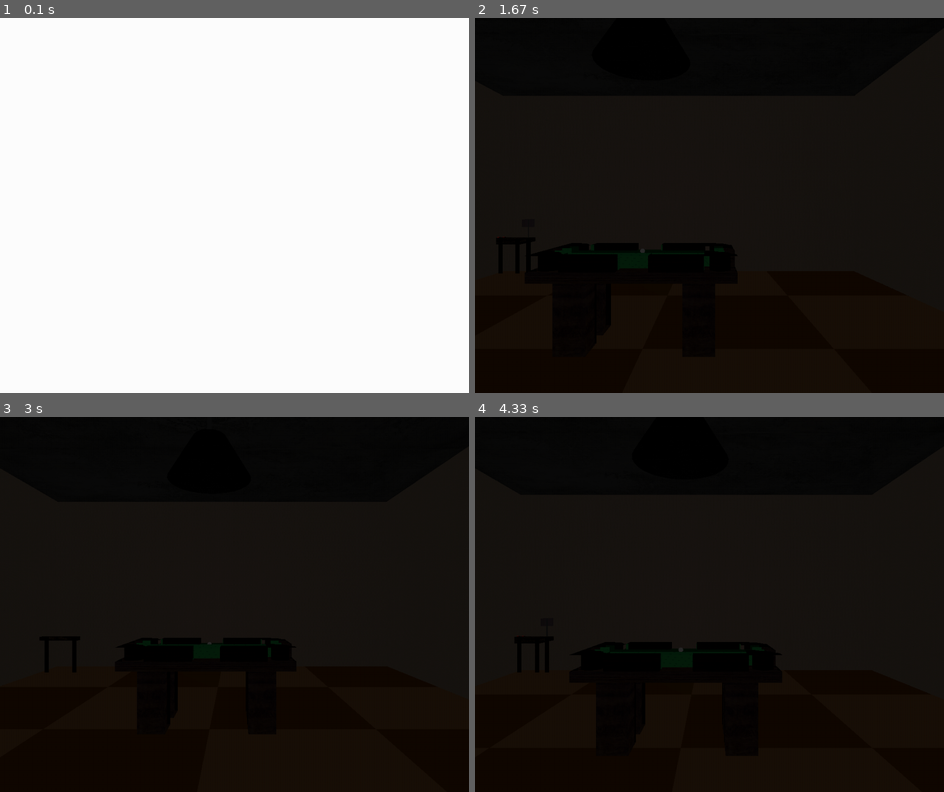
Above: before the commit, frames 1-4 (two rows, left to right).
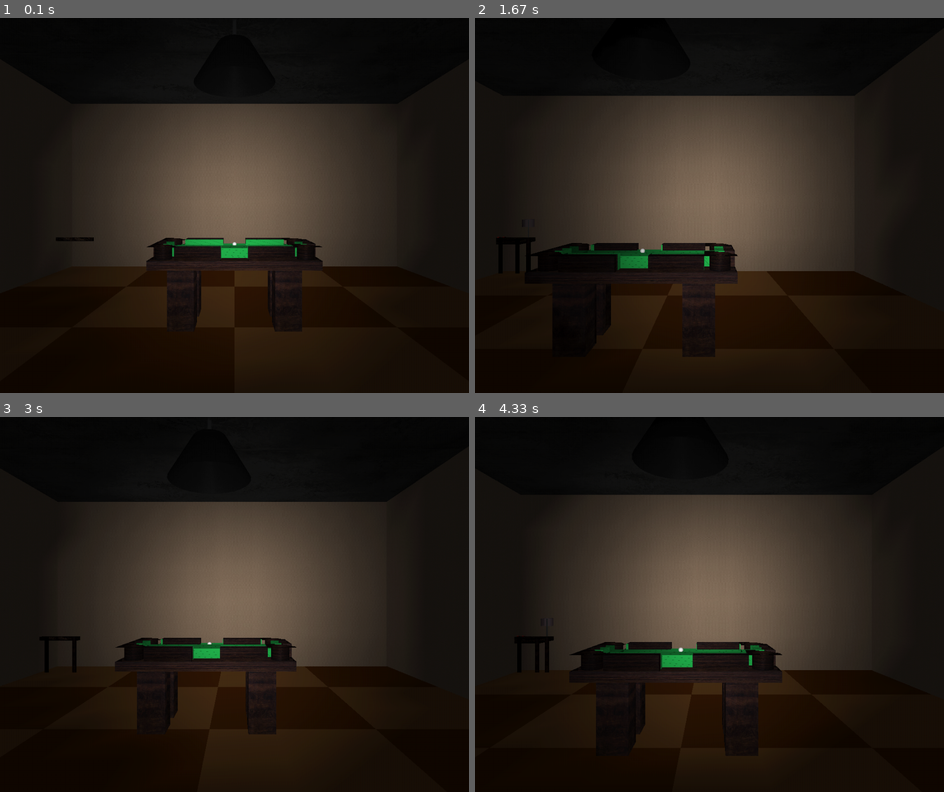
Above: after the commit, the same moments.

Repository: mikepmerritt/graphics-project-3
Game: pygame game, started from interactive_scene_pygame.py
The game is run twice, just before and just after one commit, with the same random seed, the same clock (stepped at 60 frames per second) and the same inputs.
Inputs:
- Up to frame 1 (0.1 s): no input
- Up to frame 2 (1.67 s): hold D 0.33-0.8 s; hold W 0.83-1.3 s; hold D from 1.33 s (still down)
- Up to frame 3 (3 s): release D at 1.8 s; hold A 1.83-2.37 s; hold S 2.4-2.87 s; hold A from 2.9 s (still down)
- Up to frame 4 (4.33 s): release A at 3.37 s; hold W 3.4-3.87 s; hold D from 3.9 s (still down)

The runs differ from the first frame. In frame 1, 100% of the frame differs, in the area x 0-100%, y 0-100%; in frame 2, 28%; in frame 3, 28%; in frame 4, 29%.

Commit message:
added flashlight movement and rotation

Diff:
--- a/camera.py
+++ b/camera.py
@@ -116,6 +116,16 @@
 
         self.pitchAngle = resultant_angle
 
+    def get_look_at_point(self):
+        # Compute the look at point based on the turn angle
+        rad = math.radians(self.lookAngle)
+        pitch_rad = math.radians(self.pitchAngle)
+        lookX = self.eye.x - math.sin(rad) * math.cos(pitch_rad)
+        lookY = self.eye.y - math.sin(pitch_rad)
+        lookZ = self.eye.z - math.cos(rad) * math.cos(pitch_rad)
+
+        return Point(lookX, lookY, lookZ)
+
     def add_obstacle_bounding_boxes(self, boxes):
         """ Load all object bounding boxes for collision detection. """
         self.obstacle_bounding_boxes = boxes
--- a/interactive_scene_pygame.py
+++ b/interactive_scene_pygame.py
@@ -88,10 +88,10 @@
         diffuse=[1.0, 1.0, 1.0, 1.0],
         specular=[1.0, 1.0, 1.0, 1.0],
         direction=[0.0, 0.0, -1.0, 0.0],
-        display_ball=True,
+        display_ball=False,
         is_spot_light=True,
-        constant_attenuation=100,
-        linear_attenuation=0.1,
+        constant_attenuation=1,
+        linear_attenuation=0.01,
         quadratic_attenuation=0,
         spot_cutoff=30,
         spot_exponent=15
@@ -449,6 +449,14 @@
     # print(f'Swinging: \t{light_swinging}, Angle: {light_swing_angle}')
     # print(f'Light Pos: {lights[4].position}, Light Direction: {lights[4].direction}')
 
+    # Flashlight updating
+
+    # calculate the direction using vector between camera location and look at point
+    camera_direction = Vector(camera.eye, camera.get_look_at_point())
+
+    lights[0].position = copy.deepcopy(camera.eye)
+    lights[0].direction = [camera_direction.dx, camera_direction.dy, camera_direction.dz, 0.0]
+
 # Function used to handle any key events
 # event: The keyboard event that happened
 def keyboard(event):
